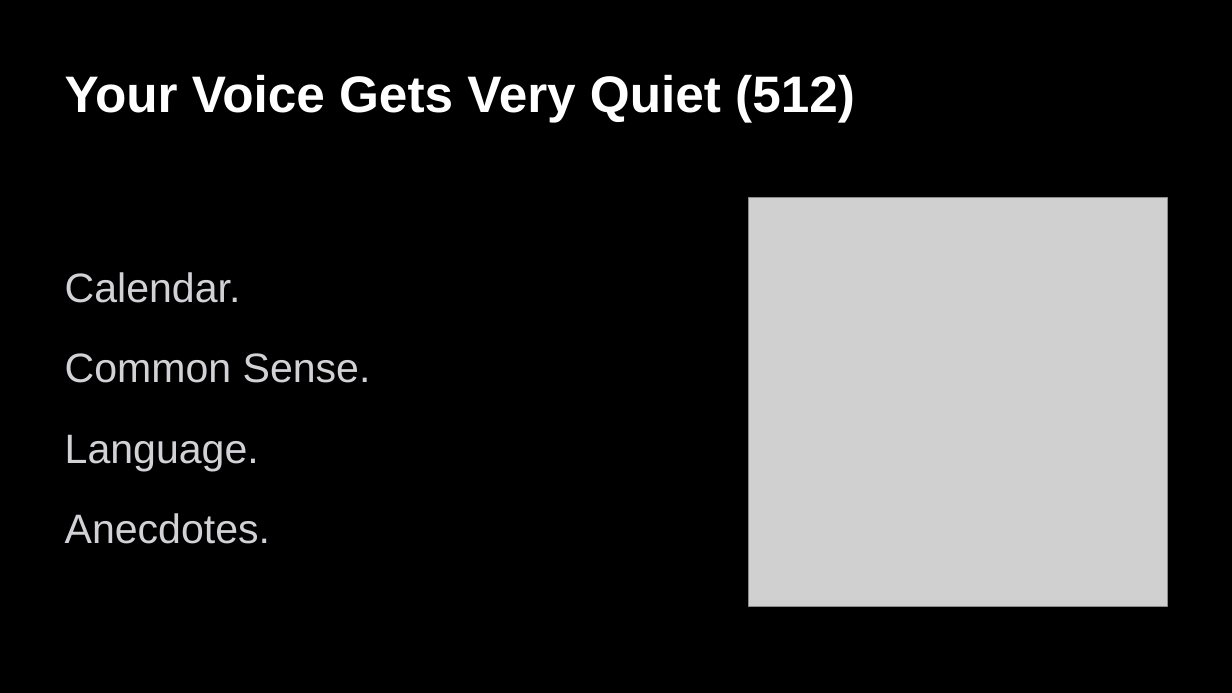
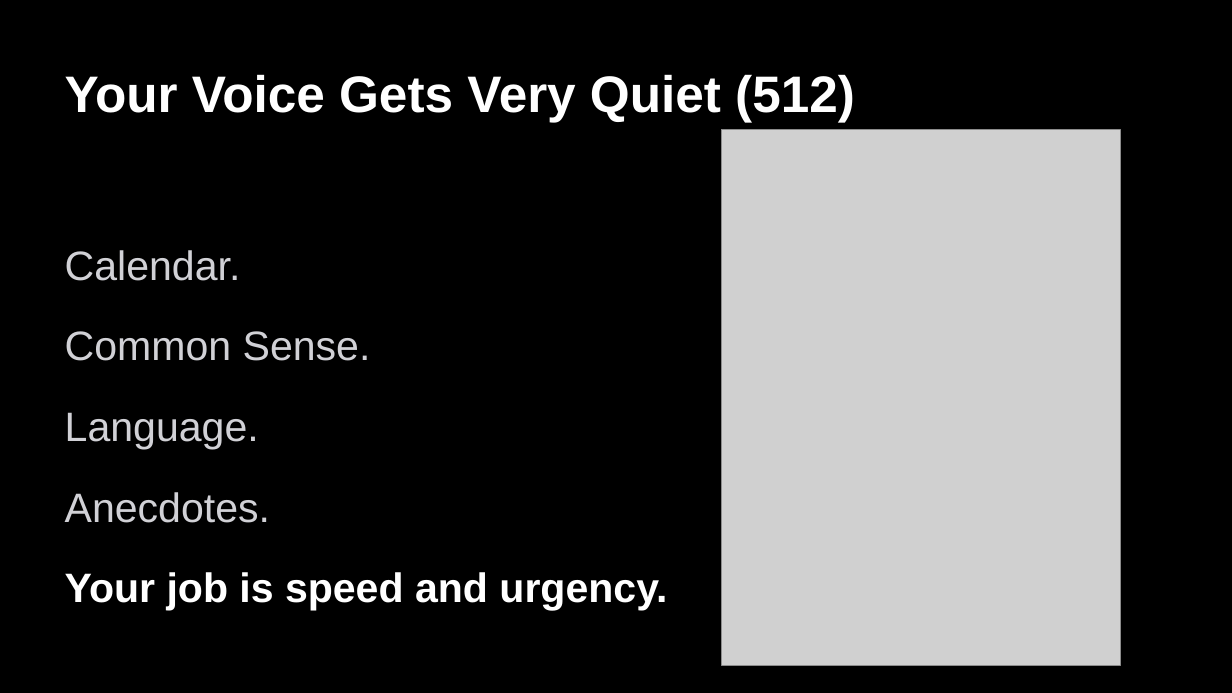
Before and after one commit to ivonnyssen/2026-0111, a slide deck: slide 18 of talk.pptx. Drawn at 1232x693 pixels with LibreOffice and Linux fonts; fonts in the diff are those of the drawing; grey boxes stand for pictures. Boxes give left, top, right and bottom in pixels: in the first picture for what was removed or moved away, otherwise in the second. Text is boxed around its words. In the diff, an @@ line names an element or a change of style, - is before the commit and + after.

```diff
--- a/talk.pptx
+++ b/talk.pptx
@@ picture resized from (x1=749, y1=198, x2=1167, y2=606) to (x1=722, y1=129, x2=1120, y2=665) @@
@@ text "Calendar." moved from (x1=65, y1=272, x2=371, y2=544) to (x1=65, y1=250, x2=667, y2=611) @@
@@ text at (x1=65, y1=572, x2=667, y2=611): paragraph added @@
+Your job is speed and urgency.
```
Also in this commit, not shown: 10 other slides changed, 1 slide added, 1 slide removed, 35 other files.
